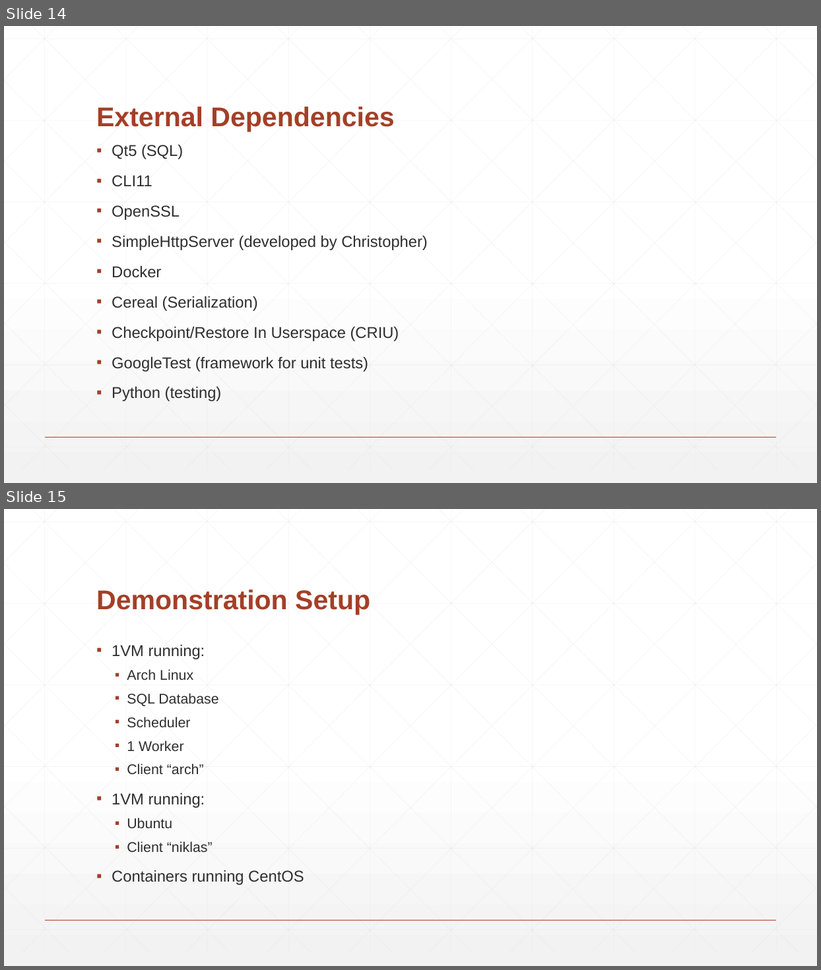
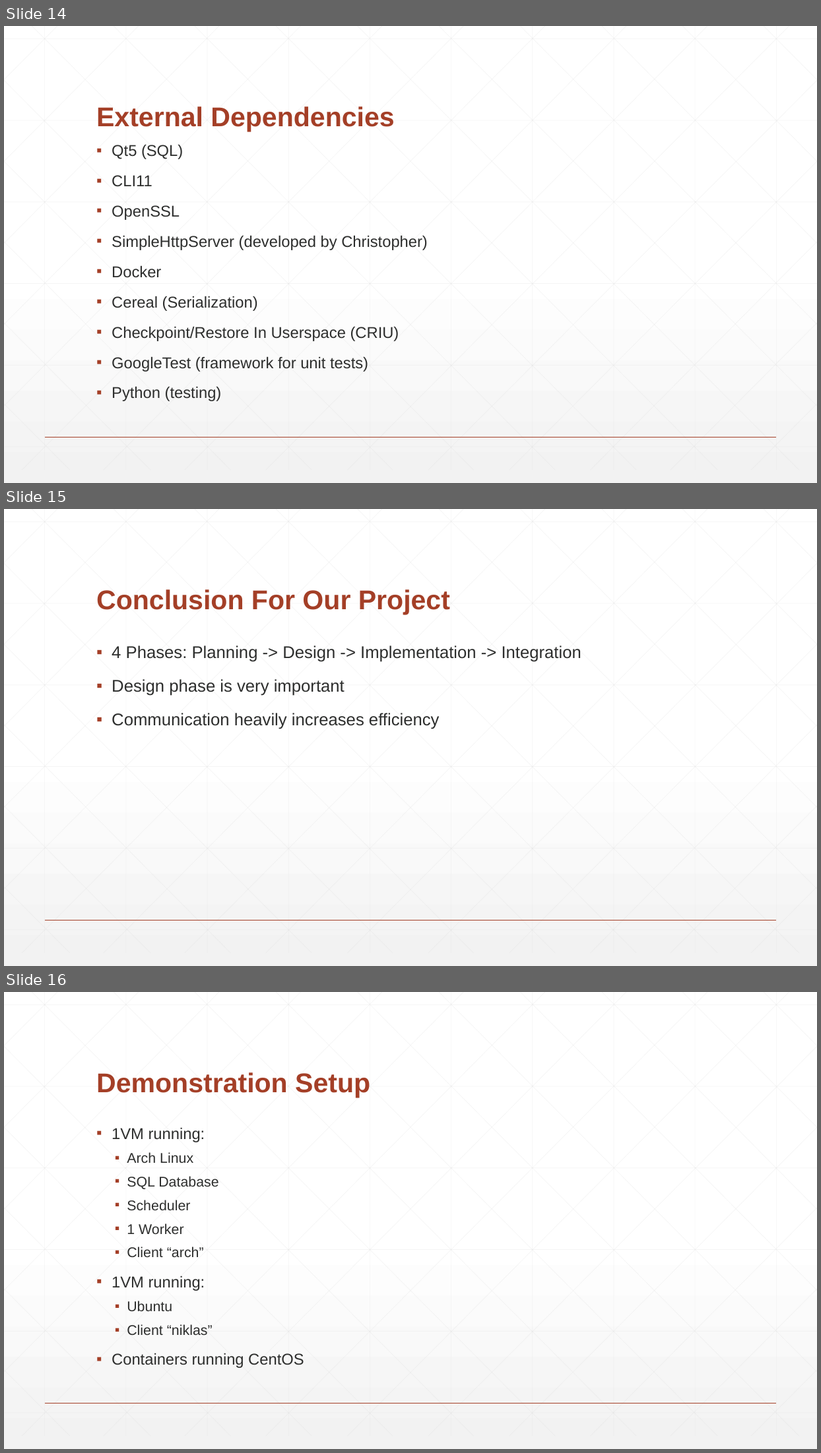
Before and after one commit to balancedbanana/Dokumentation, a slide deck: Abschluss/Presentation/Balanced Banana.pptm. Shown one above the other, each under a label of ours: slides 14 and 15 before the commit, slides 14, 15 and 16 after it. The pictures are 821x970 and 821x1453 pixels, drawn with LibreOffice and Linux fonts; fonts in the diff are those of the drawing. Boxes give left, top, right and bottom in pixels: in the first picture for what was removed or moved away, otherwise in the second. Text is boxed around its words. In the diff, an @@ line names an element or a change of style, - is before the commit and + after.

```diff
--- a/Abschluss/Presentation/Balanced Banana.pptm
+++ b/Abschluss/Presentation/Balanced Banana.pptm
@@ slide 15 added at <box>4,509,817,966</box>, background gradient #FFFFFF to #F2F2F2; not listed: 47 template elements that a slide beside it also shows @@
@@ title added at <box>96,590,450,615</box>, 32 pt, text #A43F27, bold @@
+Conclusion For Our Project
@@ text added at <box>112,646,582,729</box>, 20 pt, text #2D2E2D @@
+▪ 4 Phases: Planning -> Design -> Implementation -> Integration
+▪ Design phase is very important
+▪ Communication heavily increases efficiency
@@ what was slide 15 is now slide 16 @@
```
Also in this commit, not shown: 4 slides changed, 2 other slides added, 2 slides removed.
